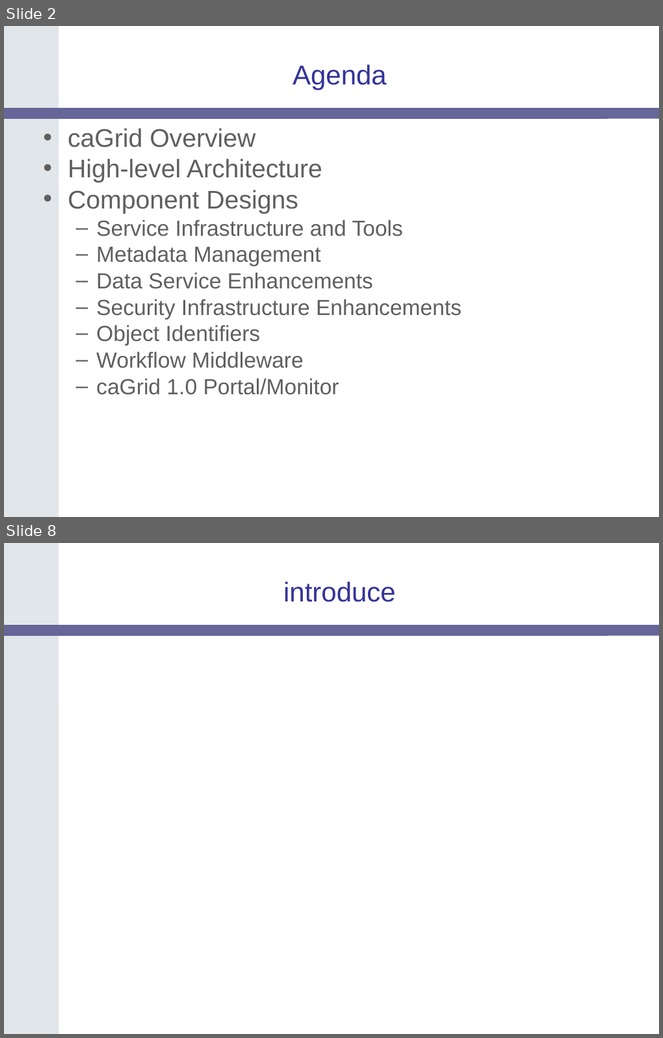
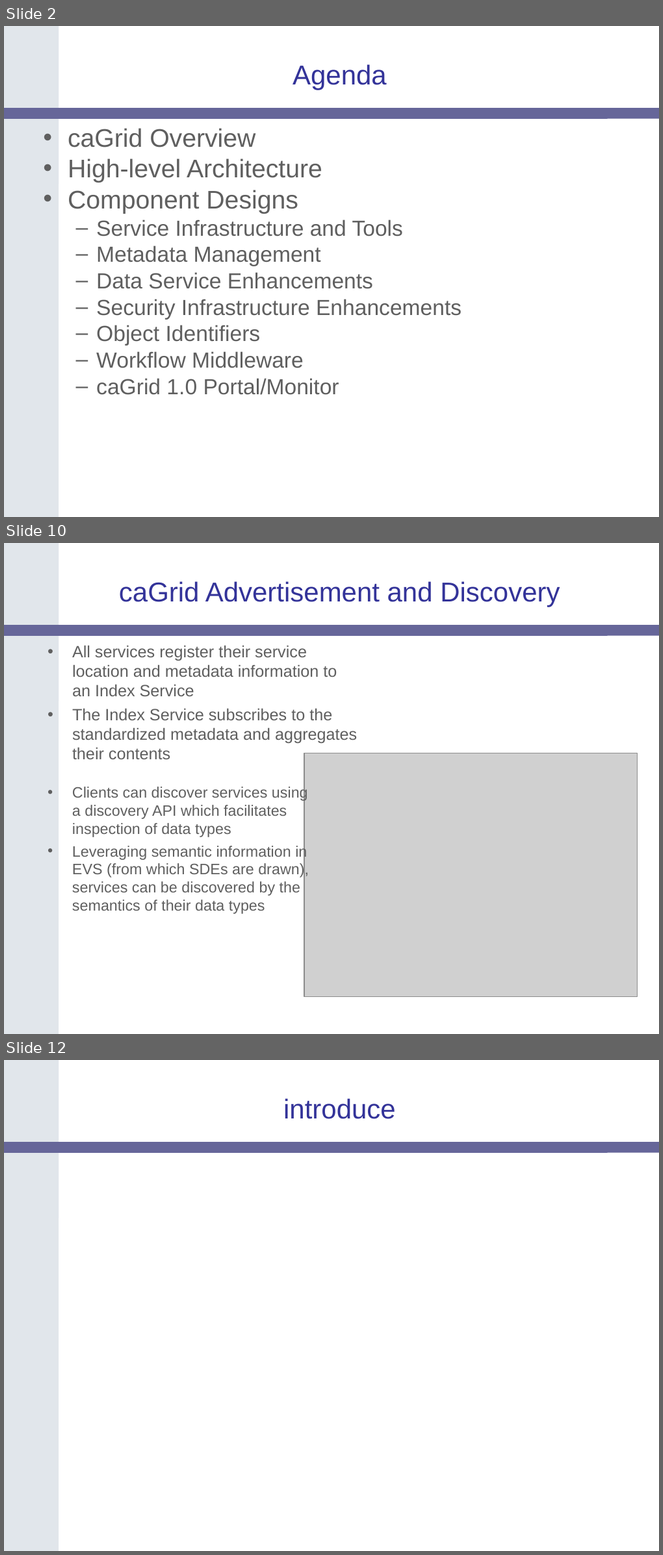
Before and after one commit to NCIP/cagrid-docs, a slide deck: presentations/200604_AnnualMeeting/caGrid-1.0-Architecture_caBIG-Annual-Meeting06.ppt. Shown one above the other, each under a label of ours: slides 2 and 8 before the commit, slides 2, 10 and 12 after it; the slides between them are not shown. The pictures are 663x1038 and 663x1555 pixels, drawn with LibreOffice and Linux fonts; fonts in the diff are those of the drawing; grey boxes stand for pictures; background and template pictures are left out. Boxes give left, top, right and bottom in pixels: in the first picture for what was removed or moved away, otherwise in the second. Text is boxed around its words. In the diff, an @@ line names an element or a change of style, - is before the commit and + after.

```diff
--- a/presentations/200604_AnnualMeeting/caGrid-1.0-Architecture_caBIG-Annual-Meeting06.ppt
+++ b/presentations/200604_AnnualMeeting/caGrid-1.0-Architecture_caBIG-Annual-Meeting06.ppt
@@ slide 10 added at bbox=[4, 543, 659, 1034], background #FFFFFF; not listed: 2 template elements that a slide beside it also shows @@
@@ title added at bbox=[119, 581, 560, 607], 30 pt, text #333399 @@
+caGrid Advertisement and Discovery
@@ text added at bbox=[72, 645, 357, 759], 18 pt, text #5F5F5F @@
+• All services register their service location and metadata information to an Index Service
+• The Index Service subscribes to the standardized metadata and aggregates their contents
@@ picture added at bbox=[304, 753, 637, 997] @@
@@ text added at bbox=[72, 786, 309, 914], 16.6 pt, text #5F5F5F @@
+• Clients can discover services using a discovery API which facilitates inspection of data types
+• Leveraging semantic information in EVS (from which SDEs are drawn), services can be discovered by the semantics of their data types
@@ what was slide 8 is now slide 12 @@
```
Also in this commit, not shown: 4 slides changed, 8 other slides added, 1 slide removed.
